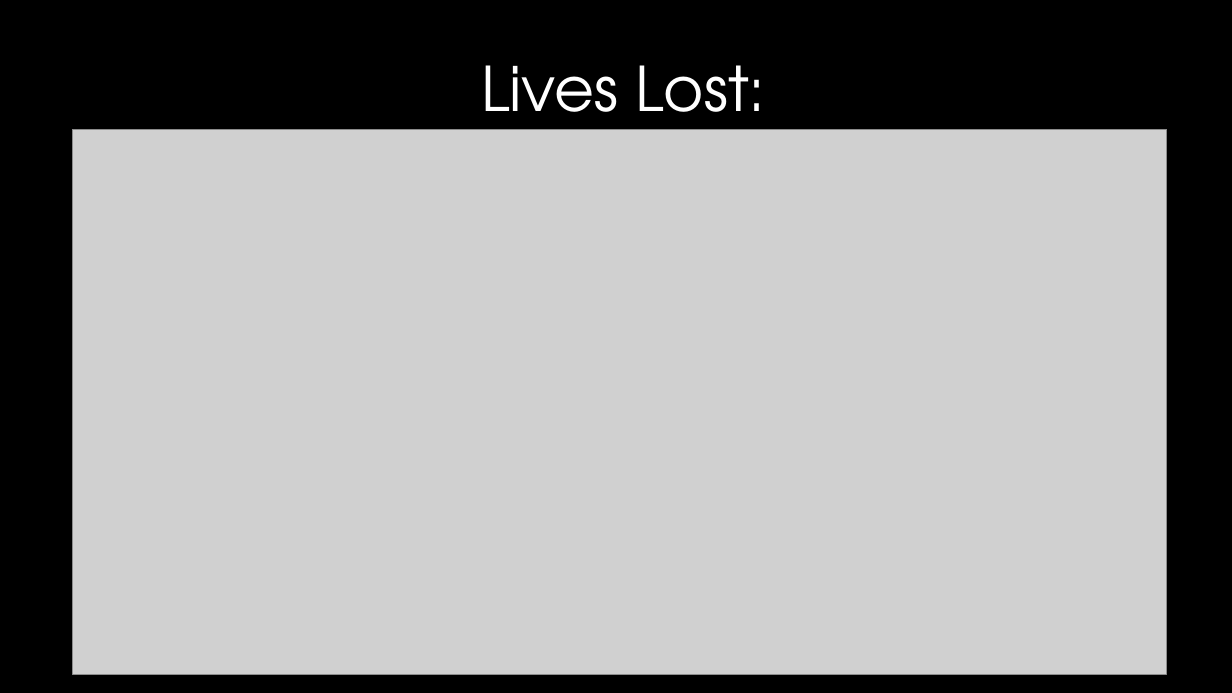
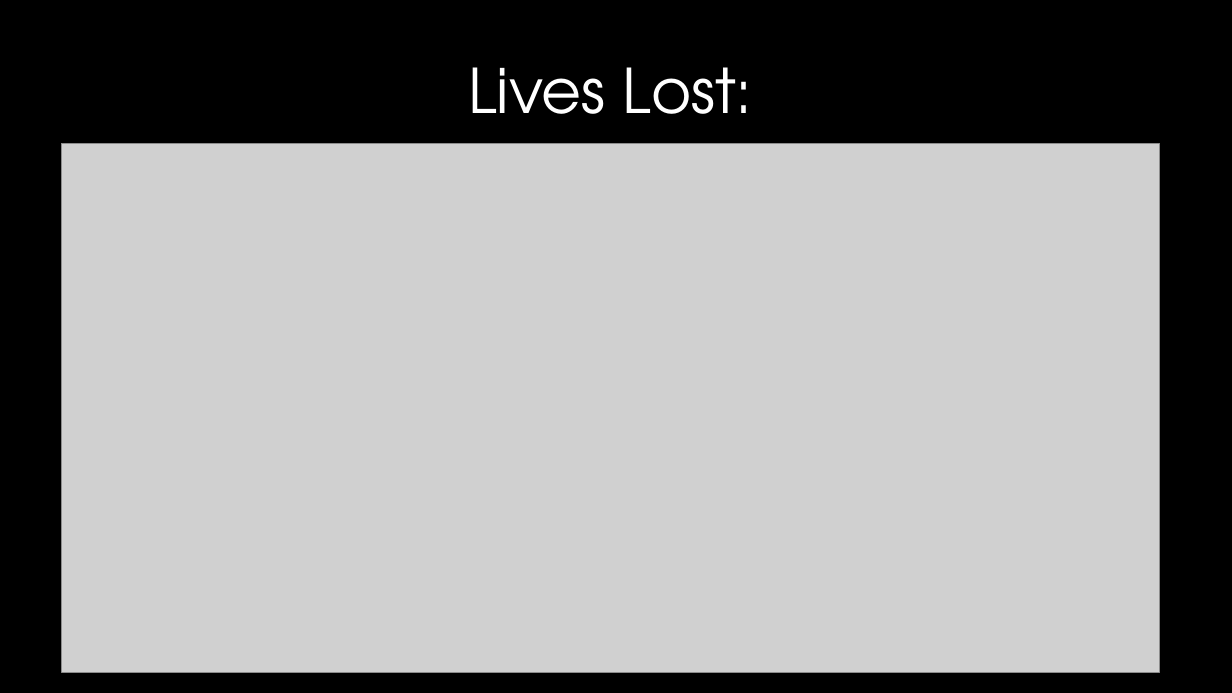
Before and after one commit to Rohith-Innamuri/OilSpill-Game, a slide deck: slide 14 of Project ppt.pptx (slide 12 before the commit). Drawn at 1232x693 pixels with LibreOffice and Linux fonts; fonts in the diff are those of the drawing; grey boxes stand for pictures; background and template pictures are left out. Boxes give left, top, right and bottom in pixels: in the first picture for what was removed or moved away, otherwise in the second. Text is boxed around its words. In the diff, an @@ line names an element or a change of style, - is before the commit and + after.

```diff
--- a/Project ppt.pptx
+++ b/Project ppt.pptx
@@ text "Lives Lost:" moved from (x1=481, y1=65, x2=765, y2=140) to (x1=468, y1=67, x2=753, y2=114) @@
@@ text "Lives Lost:" at (x1=468, y1=67, x2=753, y2=114): alignment left to centre @@
@@ picture resized from (x1=72, y1=129, x2=1167, y2=675) to (x1=62, y1=143, x2=1160, y2=673) @@
```
Also in this commit, not shown: 7 other slides changed, 2 slides added, 18 other files.
